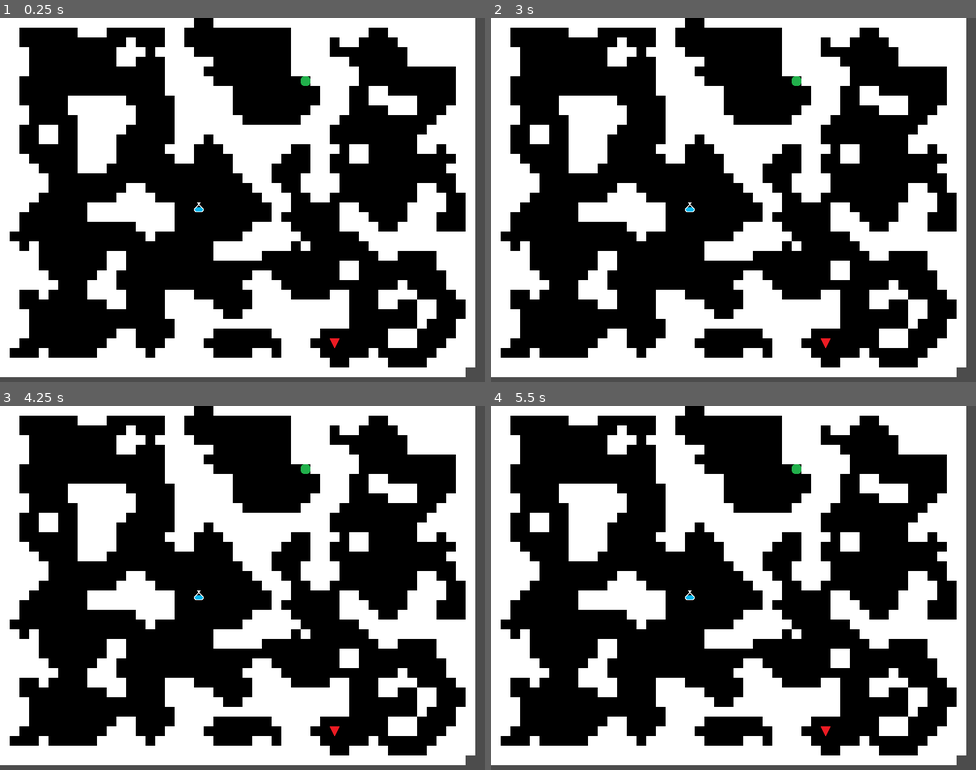
Above: before the commit, frames 1-4 (two rows, left to right).
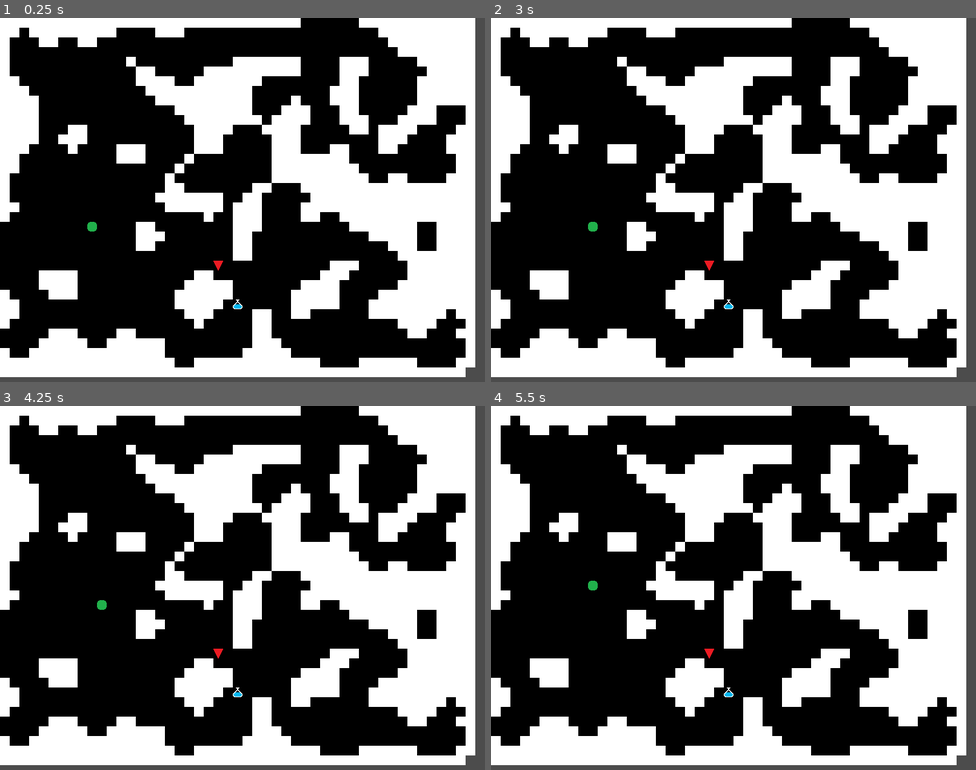
Above: after the commit, the same moments.

Repository: Mantisette/FinalFightPlus
Game: Godot game, scene res://1-Scenes/Game.tscn
Same seed, same stepped clock (60 frames per second), same inputs: the game is played once before the commit and once after it.
Inputs (mouse positions are in pixels of both pictures, inside the frame that each line leads up to):
- Up to frame 1 (0.25 s): no input
- Up to frame 2 (3 s): tap Enter at 0.5, 2 s; move the mouse to (840, 181) at 0.52 s; press the mouse at (840, 181) at 0.53 s; tap Shift at 0.8, 1.35, 2.3 s; tap Space at 1.25, 2.75 s; move the mouse to (636, 218) at 1.27 s; release the mouse at (636, 218) at 1.28 s; click (636, 218) at 1.55 s; move the mouse to (782, 119) at 2.02 s; press the mouse at (782, 119) at 2.03 s; move the mouse to (709, 272) at 2.77 s; release the mouse at (709, 272) at 2.78 s; tap Keypad 6 (move_E) at 2.85 s
- Up to frame 3 (4.25 s): click (218, 660) at 3.05 s; tap Enter at 3.5 s; move the mouse to (388, 642) at 3.52 s; hold Shift from 3.53 s (still down); tap Keypad 8 (move_N) at 3.6 s
- Up to frame 4 (5.5 s): tap Space at 4.25 s; move the mouse to (588, 533) at 4.27 s; release Shift at 4.28 s; tap Keypad 9 (move_NE) at 4.35 s; click (588, 533) at 4.55 s; move the mouse to (757, 588) at 5.02 s; hold Shift from 5.03 s (still down); tap Keypad 7 (move_NW) at 5.1 s

The runs differ from the first frame. In frame 1, 38% of the frame differs, in the area x 0-96%, y 0-96%; in frame 2, 38%; in frame 3, 38%; in frame 4, 38%.

Commit message:
Añadido pathfind con AStar funcional

Diff:
--- a/1-Scenes/Game.tscn
+++ b/1-Scenes/Game.tscn
@@ -23,7 +23,10 @@
 [connection signal="map_ready" from="Mapgen" to="Exit" method="_on_map_ready"]
 [connection signal="map_ready" from="Mapgen" to="Enemy" method="_on_map_ready"]
 [connection signal="map_ready" from="Mapgen" to="Music" method="_on_map_ready"]
+[connection signal="spawned" from="Player" to="Mapgen" method="_on_Player_spawned"]
 [connection signal="exit_reached" from="Exit" to="Mapgen" method="_on_exit_reached"]
 [connection signal="exit_reached" from="Exit" to="Player" method="_on_exit_reached"]
+[connection signal="spawned" from="Exit" to="Mapgen" method="_on_Exit_spawned"]
 [connection signal="calm_music" from="Enemy" to="Music" method="_on_Enemy_calm_music"]
 [connection signal="combat_music" from="Enemy" to="Music" method="_on_Enemy_combat_music"]
+[connection signal="spawned" from="Enemy" to="Mapgen" method="_on_Enemy_spawned"]
--- a/2-Scripts/enemy.gd
+++ b/2-Scripts/enemy.gd
@@ -19,8 +19,10 @@
 
 var player_detected := false
 
+signal spawned
 signal combat_music
 signal calm_music
+
 # signal attack_player
 
 func _process(_delta):
@@ -59,4 +61,6 @@
 
 
 func _on_map_ready():
-  position = global.tile_to_pixel_center(global.random_spawn())
+  var spawn_pos = global.tile_to_pixel_center(global.random_spawn())
+  position = spawn_pos
+  emit_signal("spawned", spawn_pos)
--- a/2-Scripts/exit.gd
+++ b/2-Scripts/exit.gd
@@ -1,6 +1,8 @@
 extends Node2D
 
 onready var audio_stream := $AudioStream
+
+signal spawned
 signal exit_reached
 
 var current_volume = global.MIN_VOLUME
@@ -8,10 +10,13 @@
 
 func _ready():
   audio_stream.play(0)
-  audio_stream.volume_db = -80.0
+  audio_stream.volume_db = current_volume
 
 
 func _process(_delta):
+  if audio_stream.volume_db == current_volume:
+    return
+
   if audio_stream.volume_db < current_volume:
     audio_stream.volume_db += global.VOLUME_STEP
   elif audio_stream.volume_db > current_volume:
@@ -19,7 +24,9 @@
 
 
 func _on_map_ready():
-  position = global.tile_to_pixel_center(global.random_spawn())
+  var spawn_pos = global.tile_to_pixel_center(global.random_spawn())
+  position = spawn_pos
+  emit_signal("spawned", spawn_pos)
 
 
 func _on_ExitArea_entered(area):
--- a/2-Scripts/global.gd
+++ b/2-Scripts/global.gd
@@ -1,5 +1,7 @@
 extends Node
 
+const MAP_WIDTH := 48
+const MAP_HEIGHT := 36
 const TILE_SIZE := 16
 const HALF_TILE := TILE_SIZE / 2
 
@@ -7,9 +9,7 @@
 const MIN_VOLUME := -80.0
 const VOLUME_STEP := 5.0
 
-var MAP_WIDTH: int
-var MAP_HEIGHT: int
-var map: Array
+var cellmap: Array
 var player_turn := true
 
 
@@ -21,6 +21,14 @@
   tile = tile_to_pixel(tile)
   return Vector2(tile.x + HALF_TILE, tile.y + HALF_TILE)
 
+
+func pixel_to_tile(coords: Vector2) -> Vector2:
+  return Vector2(int(coords.x / TILE_SIZE), int(coords.y / TILE_SIZE))
+
+
+func pixel_to_tile_center(coords: Vector2) -> Vector2:
+  coords = pixel_to_tile(coords)
+  return Vector2(coords.x - HALF_TILE, coords.y - HALF_TILE)
 
 # Selects a random spawn position for a thing
 func random_spawn() -> Vector2:
@@ -31,7 +39,168 @@
   while is_tile_available:
     spawn_x = randi() % MAP_WIDTH
     spawn_y = randi() % MAP_HEIGHT
-    is_tile_available = map[spawn_x][spawn_y]
+    is_tile_available = cellmap[spawn_x][spawn_y]
 
   var spawn = Vector2(spawn_x, spawn_y)
   return spawn
+
+
+
+
+
+
+
+
+
+
+
+# astar things
+
+onready var astar_node = AStar.new()
+
+# The path start and end variables use setter methods
+# You can find them at the bottom of the script
+var path_start_position = Vector2() setget _set_path_start_position
+var path_end_position = Vector2() setget _set_path_end_position
+
+var _point_path = []
+
+
+func astar_ready():
+  astar_node.clear()
+  var walkable_cells_list = astar_add_walkable_cells()
+  astar_connect_walkable_cells(walkable_cells_list)
+
+
+# Click and Shift force the start and end position of the path to update
+# and the node to redraw everything
+#func _input(event):
+#	if event.is_action_pressed('click') and Input.is_key_pressed(KEY_SHIFT):
+#		# To call the setter method from this script we have to use the explicit self.
+#		self.path_start_position = world_to_map(get_global_mouse_position())
+#	elif event.is_action_pressed('click'):
+#		self.path_end_position = world_to_map(get_global_mouse_position())
+
+
+# Loops through all cells within the map's bounds and
+# adds all points to the astar_node, except the obstacles
+func astar_add_walkable_cells():
+  var points_array = []
+  for y in range(MAP_HEIGHT):
+    for x in range(MAP_WIDTH):
+      if cellmap[x][y]:
+        continue
+      var point = Vector2(x, y)
+      points_array.append(point)
+      # The AStar class references points with indices
+      # Using a function to calculate the index from a point's coordinates
+      # ensures we always get the same index with the same input point
+      var point_index = astar_calculate_point_index(point)
+      # AStar works for both 2d and 3d, so we have to convert the point
+      # coordinates from and to Vector3s
+      astar_node.add_point(point_index, Vector3(point.x, point.y, 0.0))
+  return points_array
+
+
+# Once you added all points to the AStar node, you've got to connect them
+# The points don't have to be on a grid: you can use this class
+# to create walkable graphs however you'd like
+# It's a little harder to code at first, but works for 2d, 3d,
+# orthogonal grids, hex grids, tower defense games...
+func astar_connect_walkable_cells(points_array):
+  for point in points_array:
+    var point_index = astar_calculate_point_index(point)
+    # For every cell in the map, we check the one to the top, right.
+    # left and bottom of it. If it's in the map and not an obstalce,
+    # We connect the current point with it
+    var points_relative = PoolVector2Array([
+      Vector2(point.x + 1, point.y),
+      Vector2(point.x - 1, point.y),
+      Vector2(point.x, point.y + 1),
+      Vector2(point.x, point.y - 1)])
+    for point_relative in points_relative:
+      var point_relative_index = astar_calculate_point_index(point_relative)
+
+      if is_tile_off_bounds(point_relative):
+        continue
+      if not astar_node.has_point(point_relative_index):
+        continue
+      # Note the 3rd argument. It tells the astar_node that we want the
+      # connection to be bilateral: from point A to B and B to A
+      # If you set this value to false, it becomes a one-way path
+      # As we loop through all points we can set it to false
+      astar_node.connect_points(point_index, point_relative_index, false)
+
+
+func is_tile_off_bounds(tile: Vector2) -> bool:
+  return (
+      tile.x < 0 or tile.x >= global.MAP_WIDTH or
+      tile.y < 0 or tile.y >= global.MAP_HEIGHT
+    )
+
+func astar_calculate_point_index(point):
+  return point.x + MAP_WIDTH * point.y
+
+
+func astar_find_path(start, end):
+  self.path_start_position = start # world_to_map(world_start)
+  self.path_end_position = end # world_to_map(world_end)
+  _recalculate_path()
+  var path_world = []
+  for point in _point_path:
+    var point_world = tile_to_pixel_center(Vector2(point.x, point.y))
+    path_world.append(point_world)
+  return path_world
+
+
+func _recalculate_path():
+  astar_clear_previous_path_drawing()
+  var start_point_index = astar_calculate_point_index(path_start_position)
+  var end_point_index = astar_calculate_point_index(path_end_position)
+  # This method gives us an array of points. Note you need the start and end
+  # points' indices as input
+  _point_path = astar_node.get_point_path(start_point_index, end_point_index)
+
+
+func astar_clear_previous_path_drawing():
+  if not _point_path:
+    return
+  var point_start = _point_path[0]
+  var point_end = _point_path[len(_point_path) - 1]
+
+
+func _draw():
+  if not _point_path:
+    return
+  var point_start = _point_path[0]
+  var point_end = _point_path[len(_point_path) - 1]
+
+  var last_point = tile_to_pixel_center(point_start)
+  for index in range(1, len(_point_path)):
+    var current_point = tile_to_pixel_center(Vector2(_point_path[index].x, _point_path[index].y))
+    last_point = current_point
+
+
+# Setters for the start and end path values.
+func _set_path_start_position(value):
+  value = pixel_to_tile(value)
+  if cellmap[value.x][value.y] == 1:
+    return
+  if is_tile_off_bounds(value):
+    return
+
+  path_start_position = value
+  if path_end_position and path_end_position != path_start_position:
+    _recalculate_path()
+
+
+func _set_path_end_position(value):
+  value = pixel_to_tile(value)
+  if cellmap[value.x][value.y] == 1:
+    return
+  if is_tile_off_bounds(value):
+    return
+
+  path_end_position = value
+  if path_start_position != value:
+    _recalculate_path()
--- a/2-Scripts/mapgen.gd
+++ b/2-Scripts/mapgen.gd
@@ -12,8 +12,6 @@
   Vector2.UP + Vector2.LEFT
 ]
 
-export var MAP_WIDTH := 48
-export var MAP_HEIGHT := 36
 export var INITIAL_LIFE_CHANCE := 0.375
 export var BIRTH_LIMIT = 4
 export var DEATH_LIMIT = 3
@@ -22,24 +20,41 @@
 onready var tilemap := $TileMap
 signal map_ready
 
+onready var player_spawn_pos: Vector2
+onready var exit_spawn_pos: Vector2
+onready var enemy_spawn_pos: Vector2
+
+
 func _ready():
-  global.MAP_WIDTH = self.MAP_WIDTH
-  global.MAP_HEIGHT = self.MAP_HEIGHT
-
   randomize()
   _generate_grid()
   _generate_map()
+
   for _x in range(STEPS): # Shape the og grid into a cave-looking map
     _simulation_step()
   _close_borders()
+
   _print_map()
-  global.map = cellmap
+  global.cellmap = cellmap
 
-#  astar_pathfind._ready()
-#  astar_pathfind.find_path(global.player_spawn, global.exit_spawn)
-#  _pathfind_player_exit(global.player_spawn, global.exit_spawn)
+  global.astar_ready()
 
   emit_signal("map_ready")
+
+  if !_check_spawn_positions():
+    return
+  var player_path = global.astar_find_path(player_spawn_pos, exit_spawn_pos)
+  var enemy_path = global.astar_find_path(enemy_spawn_pos, player_spawn_pos)
+  if player_path == [] or enemy_path == []:
+    _ready()
+
+
+func _process(_delta):
+  pass
+
+
+func _check_spawn_positions() -> bool:
+  return (player_spawn_pos != null and exit_spawn_pos != null and enemy_spawn_pos != null)
 
 
 # Debug keys to test and tweak with the mapgen
@@ -58,16 +73,16 @@
 
 # Creates a 2D Array grid
 func _generate_grid():
-  for i in MAP_WIDTH:
+  for i in global.MAP_WIDTH:
     cellmap.append([])
-    for j in MAP_HEIGHT:
+    for j in global.MAP_HEIGHT:
       cellmap[i].append(0)
 
 
 # Populates the grid with random values
 func _generate_map():
-  for x in range(MAP_WIDTH):
-    for y in range(MAP_HEIGHT):
+  for x in range(global.MAP_WIDTH):
+    for y in range(global.MAP_HEIGHT):
       if randf() < INITIAL_LIFE_CHANCE:
         cellmap[x][y] = 1
       else:
@@ -79,8 +94,8 @@
 func _simulation_step():
   var cellmap_process = cellmap.duplicate(true)
 
-  for x in MAP_WIDTH:
-    for y in MAP_HEIGHT:
+  for x in global.MAP_WIDTH:
+    for y in global.MAP_HEIGHT:
       var current_tile = cellmap_process[x][y]
       var neighbors = _count_alive_neighbors(x, y)
       if (cellmap[x][y] == 1):
@@ -112,7 +127,7 @@
       if (i == 0 and j == 0):
         # We're checking our own tile
         continue
-      elif (_is_tile_off_bounds(Vector2(local_x, local_y))):
+      elif (global.is_tile_off_bounds(Vector2(local_x, local_y))):
         # The tile to check is off-limits, count that as a wall
         count_alive += 1
       elif (cellmap[local_x][local_y]):
@@ -121,29 +136,35 @@
   return count_alive
 
 
-func _is_tile_off_bounds(tile: Vector2) -> bool:
-  return (
-      tile.x < 0 or tile.x >= MAP_WIDTH or
-      tile.y < 0 or tile.y >= MAP_HEIGHT
-    )
-
 func _close_borders():
   # Horizontal borders
-  for x in MAP_WIDTH:
+  for x in global.MAP_WIDTH:
     tilemap.set_cell(x, -1, 1)
-    tilemap.set_cell(x, MAP_HEIGHT, 1)
+    tilemap.set_cell(x, global.MAP_HEIGHT, 1)
   # Vertical borders
-  for y in MAP_HEIGHT:
+  for y in global.MAP_HEIGHT:
     tilemap.set_cell(-1, y, 1)
-    tilemap.set_cell(MAP_WIDTH, y, 1)
+    tilemap.set_cell(global.MAP_WIDTH, y, 1)
 
 
 # Prints the map onto the screen using its tilemap
 func _print_map():
-  for x in MAP_WIDTH:
-    for y in MAP_HEIGHT:
+  for x in global.MAP_WIDTH:
+    for y in global.MAP_HEIGHT:
       tilemap.set_cell(x, y, cellmap[x][y])
 
 
 func _on_exit_reached():
   _ready()
+
+
+func _on_Player_spawned(position: Vector2):
+  player_spawn_pos = position
+
+
+func _on_Exit_spawned(position: Vector2):
+  exit_spawn_pos = position
+
+
+func _on_Enemy_spawned(position: Vector2):
+  enemy_spawn_pos = position
--- a/2-Scripts/player.gd
+++ b/2-Scripts/player.gd
@@ -22,8 +22,8 @@
   "move_NW": Vector2.UP + Vector2.LEFT,
 }
 
-func _ready():
-  pass
+signal spawned
+
 
 func _unhandled_input(event):
   for dir in movement.keys():
@@ -46,7 +46,9 @@
 
 
 func _on_map_ready():
-  position = global.tile_to_pixel_center(global.random_spawn())
+  var spawn_pos = global.tile_to_pixel_center(global.random_spawn())
+  position = spawn_pos
+  emit_signal("spawned", spawn_pos)
 
 
 func _on_exit_reached():
